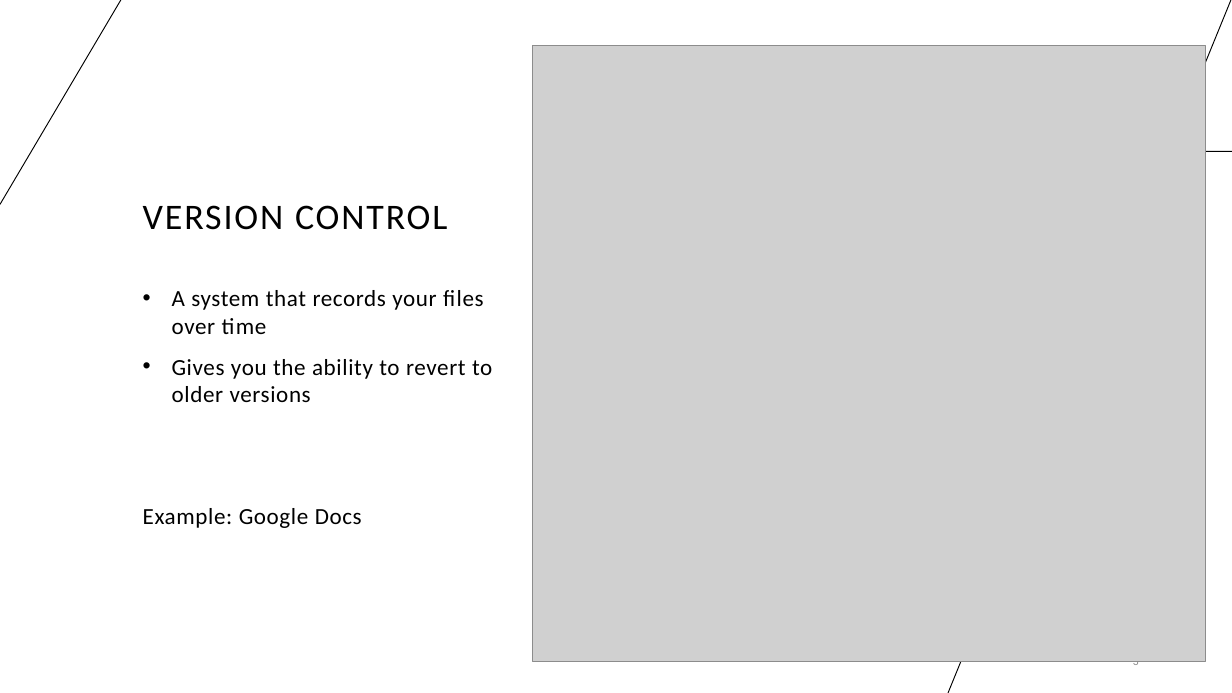
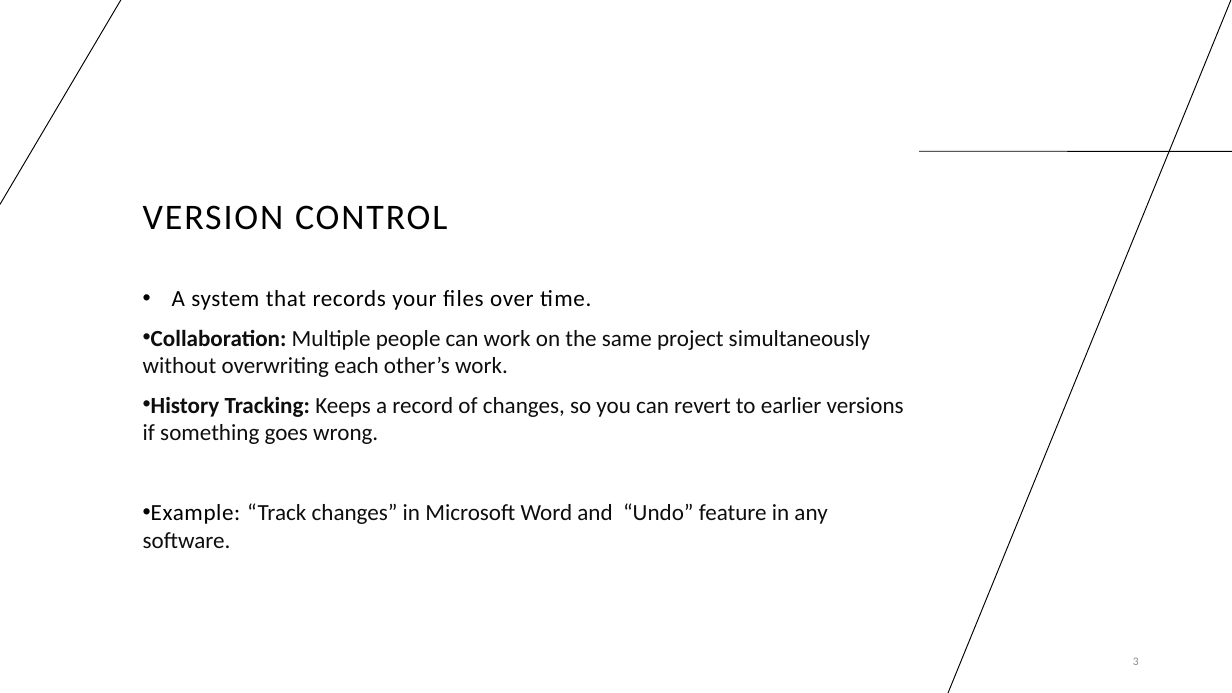
Before and after one commit to cassandra-hui/GitHub-Workshop, a slide deck: slide 3 of Day_1.pptx. Drawn at 1232x693 pixels with LibreOffice and Linux fonts; fonts in the diff are those of the drawing; grey boxes stand for pictures. Boxes give left, top, right and bottom in pixels: in the first picture for what was removed or moved away, otherwise in the second. Text is boxed around its words. In the diff, an @@ line names an element or a change of style, - is before the commit and + after.

```diff
--- a/Day_1.pptx
+++ b/Day_1.pptx
@@ picture removed at (x1=532, y1=45, x2=1205, y2=662) @@
@@ text at (x1=143, y1=290, x2=904, y2=548): text changed; text colour #000000 to #0E0E0E @@
-• A system that records your files over time
-• Gives you the ability to revert to older versions
-Example: Google Docs
+• A system that records your files over time.
+• Collaboration: Multiple people can work on the same project simultaneously without overwriting each other’s work.
+• History Tracking: Keeps a record of changes, so you can revert to earlier versions if something goes wrong.
+• Example: “Track changes” in Microsoft Word and “Undo” feature in any software.
```
Also in this commit, not shown: 14 other slides changed, 10 slides added, 2 slides removed, 5 other files.
